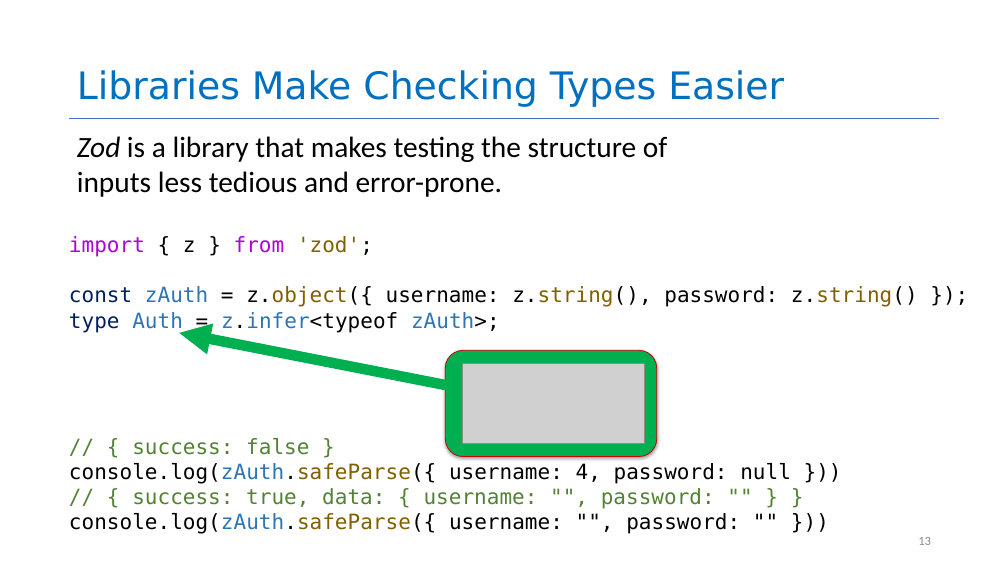
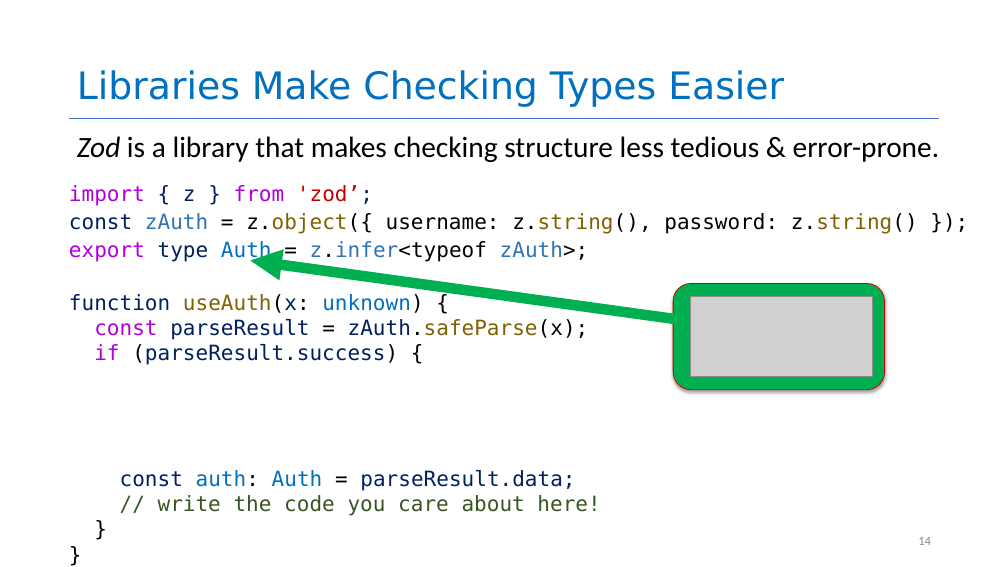
Before and after one commit to rimshaTest/CS4530-Spring-2026, a slide deck: slide 14 of Slides/Module 03.1 Trusting TypeScript.pptx (slide 13 before the commit). Drawn at 1008x567 pixels with LibreOffice and Linux fonts; fonts in the diff are those of the drawing; grey boxes stand for pictures. Boxes give left, top, right and bottom in pixels: in the first picture for what was removed or moved away, otherwise in the second. Text is boxed around its words. In the diff, an @@ line names an element or a change of style, - is before the commit and + after.

```diff
--- a/Slides/Module 03.1 Trusting TypeScript.pptx
+++ b/Slides/Module 03.1 Trusting TypeScript.pptx
@@ text at box(77, 136, 940, 162): text changed @@
-Zod is a library that makes testing the structure of inputs less tedious and error-prone.
+Zod is a library that makes checking structure less tedious & error-prone.
@@ text "import { z } from ...": place and size @@
-text "import { z } from ..." at box(69, 236, 918, 534)
+text "import { z } from ..." at box(69, 185, 918, 516)
@@ text at box(69, 185, 373, 206): text changed @@
-import { z } from 'zod';
+import { z } from 'zod’;
@@ text at box(69, 213, 918, 234): line spacing 1 to 1.1 @@
@@ text at box(69, 241, 600, 516): text changed; text colour #000000 to #002060 @@
-type Auth = z.infer<typeof zAuth>;
-// { success: false }
-console.log(zAuth.safeParse({ username: 4, password: null }))
-// { success: true, data: { username: "", password: "" } }
-console.log(zAuth.safeParse({ username: "", password: "" }))
+export type Auth = z.infer<typeof zAuth>;
+function useAuth(x: unknown) {
+const parseResult = zAuth.safeParse(x);
+if (parseResult.success) {
+const auth: Auth = parseResult.data;
+// write the code you care about here!
+}
+}
@@ arrow added from (684, 321) to (250, 261), #00B050 10 pt @@
@@ rounded rectangle: place and size @@
-rounded rectangle at box(445, 350, 657, 457)
+rounded rectangle at box(673, 284, 885, 390)
@@ picture: place and size @@
-picture at box(463, 364, 644, 444)
+picture at box(690, 296, 872, 377)
@@ arrow removed from (456, 387) to (179, 333) @@
@@ page number at box(918, 537, 931, 545): text changed @@
-13
+14
```
Also in this commit, not shown: 12 other slides changed, 1 slide added, 4 other files.
